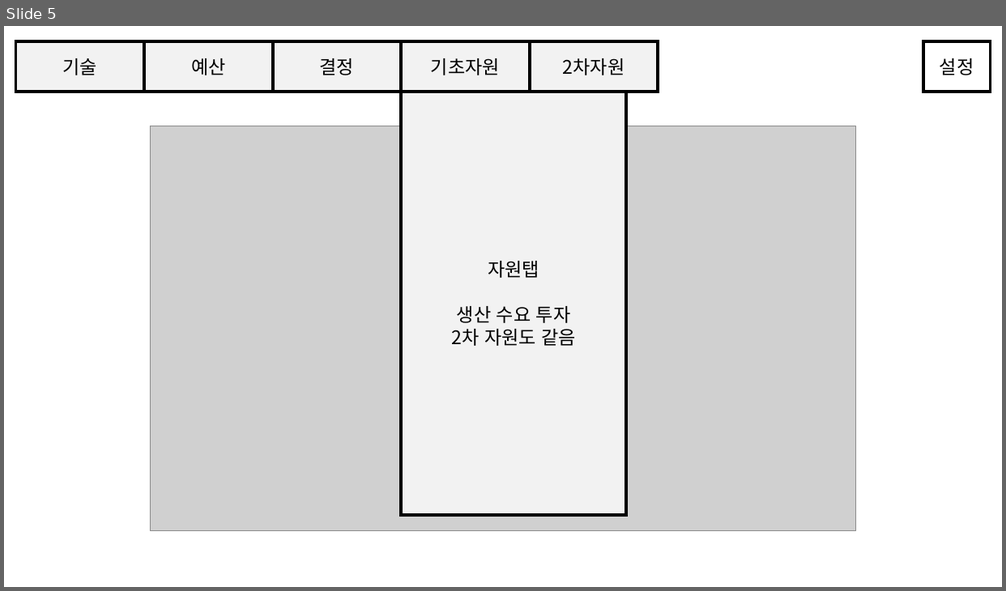
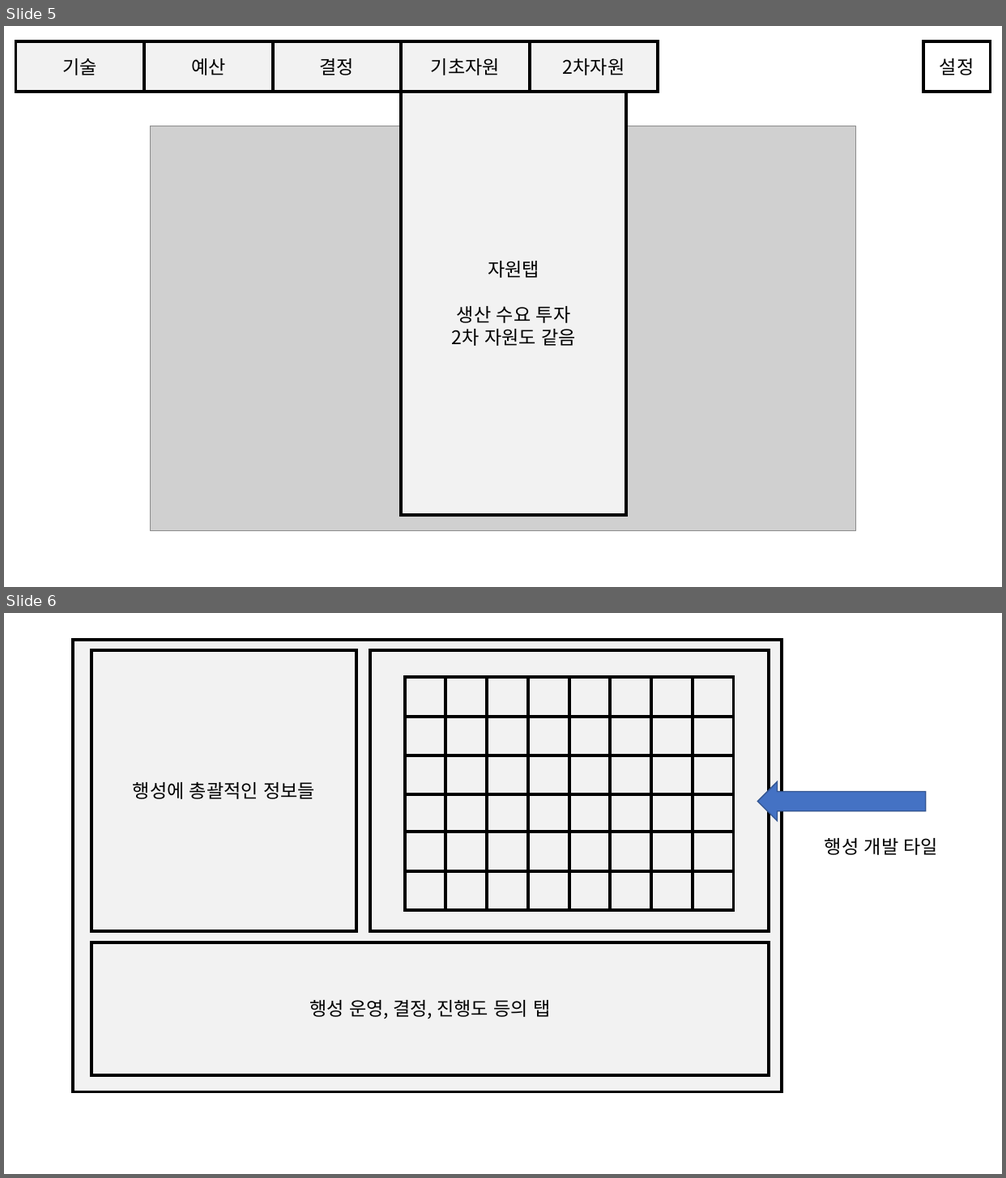
Before and after one commit to lmkhkm/Legend_OFGProject, a slide deck: 은영전 프로젝트 이미지들/은영전 프로젝트 이미지들.pptx. Shown one above the other, each under a label of ours: slide 5 before the commit, slides 5 and 6 after it. The pictures are 1006x591 and 1006x1178 pixels, drawn with LibreOffice and Linux fonts; fonts in the diff are those of the drawing; grey boxes stand for pictures. Boxes give left, top, right and bottom in pixels: in the first picture for what was removed or moved away, otherwise in the second. Text is boxed around its words. In the diff, an @@ line names an element or a change of style, - is before the commit and + after.

Commit message:
프로젝트 이미지들 행성 가이드 이미지 추가
행성 UI생김새 대략적으로 생각해서 넣음 행성 UI를 먼저 제작하고 이후에 자원 시스템을 만들기 위함

```diff
--- a/은영전 프로젝트 이미지들/은영전 프로젝트 이미지들.pptx
+++ b/은영전 프로젝트 이미지들/은영전 프로젝트 이미지들.pptx
@@ slide 6 added at <box>4,613,1002,1174</box>, background #FFFFFF @@
@@ rectangle added at <box>73,639,782,1093</box>, fill #F2F2F2, outline #000000 3 pt @@
@@ rectangle added at <box>91,650,356,931</box>, fill #F2F2F2, outline #000000 3 pt, 18 pt, text #000000 @@
+행성에 총괄적인 정보들
@@ rectangle added at <box>370,650,769,931</box>, fill #F2F2F2, outline #000000 3 pt @@
@@ right arrow added at <box>758,781,927,820</box>, fill #4472C4, outline #325491 1 pt @@
@@ text added at <box>825,838,939,855</box>, 18 pt, text #000000 @@
+행성 개발 타일
@@ group added at <box>404,677,734,910</box>: 48 rectangles @@
@@ rectangle added at <box>91,943,769,1075</box>, fill #F2F2F2, outline #000000 3 pt, 18 pt, text #000000 @@
+행성 운영, 결정, 진행도 등의 탭
```
Also in this commit, not shown: 1 other slide added, 2 other files.
